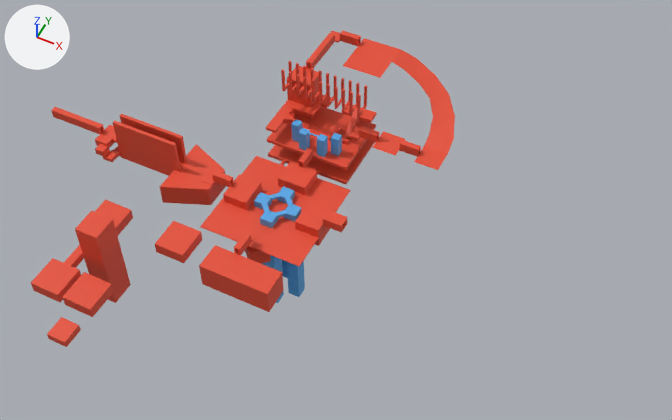
Renders of the Blender file etc/level_blend_files/dungeon1_blockout.blend from each side of a commit.
Rendered twice from a 50 mm lens placed at (79.0, -126.7, 165.6), pointed at (12.7, 5.9, -0.1). Arrows for +X, +Y and +Z are at upper left; the lights stay in place.
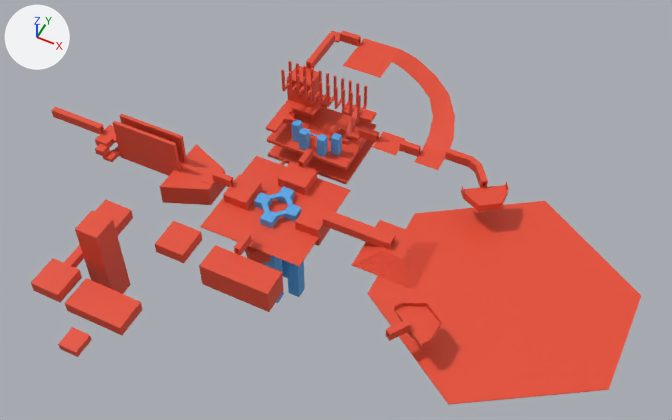
Edits to the scene script, one JSON object a line:
```json
{"block": "me_cube_017", "where": "# used by ob_cube_015; location = (0.0, 0.0, 0.0)"}
{"op": "remove", "block": "me_cube_017", "code": "me_cube_017.from_pydata(...)  # 986 vertices, 864 faces; spans x -64.5..31.5, y -54.3..51.6, z -10.6..20.0"}
{"op": "add", "block": "me_cube_017", "code": "me_cube_017.from_pydata(...)  # 1314 vertices, 1172 faces, 1 loose edge; spans x -64.5..84.2, y -54.3..51.6, z -10.6..20.0"}
{"block": "me_cube_017", "change": "me_cube_017 part 1: the loose piece of 32 vertices spanning x -0.8..0.7, y -18.2..-13.3, z 2.4..4.7 is copied, and the copy is turned 146.1 degrees about the z axis through its middle, then moved by (41.8, -8.4, 4.3); it spans x 39.8..43.8, y -26.6..-21.7, z 6.7..9.0"}
{"block": "me_cube_017", "change": "me_cube_017 part 2: a new loose piece of 136 vertices spanning x 23.4..38.6, y -7.8..7.4, z 0.2..2.7, in mat_regular (red #e74d32)"}
{"block": "me_cube_017", "change": "me_cube_017 part 3: a new loose piece of 64 vertices spanning x 31.5..43.8, y 21.5..28.4, z 6.7..9.0, in mat_regular (red #e74d32)"}
{"block": "me_cube_017", "change": "me_cube_017 part 4: a new loose piece of 24 vertices spanning x 38.7..48.9, y -25.1..-15.4, z 6.1..8.1, in mat_regular (red #e74d32)"}
{"block": "me_cube_017", "change": "me_cube_017 part 5: a new loose piece of 24 vertices spanning x 38.8..48.9, y 15.1..24.9, z 6.1..8.1, in mat_regular (red #e74d32)"}
{"block": "me_cube_017", "change": "me_cube_017 part 6"}
{"block": "me_cube_017", "change": "16 vertices in x 18.0, y -1.8..1.3, z 2.4..4.7 move by (12.0, 0.0, 0.0)"}
{"block": "me_cube_017", "change": "38 vertices are added at x 23.1..84.2, y -31.0..30.7, z 0.0..7.1"}
{"block": "me_cube_017", "change": "1 loose edge is added"}
{"block": "me_cube_017", "change": "30 new faces join them"}
{"block": "me_cube_017", "change": "me_cube_017 part 7"}
{"block": "me_cube_017", "change": "1 face is deleted"}
{"block": "me_cube_017", "change": "8 vertices in x -25.1..-20.5, y -54.3..-49.4, z 0.3..2.1 move by (2.3, 0.0, -2.3)"}
{"block": "me_cube_017", "change": "4 vertices in x -27.9, y -45.4..-37.6, z -0.3..2.6 move by (0.0, 0.0, -2.2)"}
{"block": "me_cube_017", "change": "4 vertices in x -20.5, y -45.4..-37.6, z -0.3..2.6 move by (7.3, 0.0, -2.2)"}
{"block": "me_cube_017", "change": "5 vertices are added at (-30.0, -30.3, 2.7), (-30.0, -32.7, 2.7), (-30.0, -32.7, 4.7), (-30.0, -31.4, 6.1), (-30.0, -30.4, 4.9)"}
{"block": "me_cube_017", "change": "5 new vertices lie (1.7, 0.0, 0.0) away from vertices in x -30.0, y -32.7..-30.3, z 2.7..6.1"}
{"block": "me_cube_017", "change": "8 new faces join them"}
```

What differs and where, as boxes (x1, y1, x2, y2) in the pictures (672 x 420 px):
```json
{"object": "Cube.015", "change": "reshaped", "before": [31, 31, 455, 347], "after": [31, 31, 641, 405], "on screen": "44% wider, 18% taller"}
{"part": 1, "of": "me_cube_017", "change": "added", "after": [386, 319, 410, 341]}
{"part": 2, "of": "me_cube_017", "change": "added", "after": [352, 220, 439, 289], "on screen": "red"}
{"part": 3, "of": "me_cube_017", "change": "added", "after": [445, 148, 488, 187], "on screen": "red"}
{"part": 4, "of": "me_cube_017", "change": "added", "after": [394, 302, 441, 349]}
{"part": 5, "of": "me_cube_017", "change": "added", "after": [461, 182, 509, 211]}
{"part": 6, "of": "me_cube_017", "change": "built on", "before": [323, 210, 347, 233], "after": [323, 185, 641, 405]}
{"part": 7, "of": "me_cube_017", "change": "built on", "before": [47, 272, 114, 347], "after": [58, 278, 143, 357]}
```
